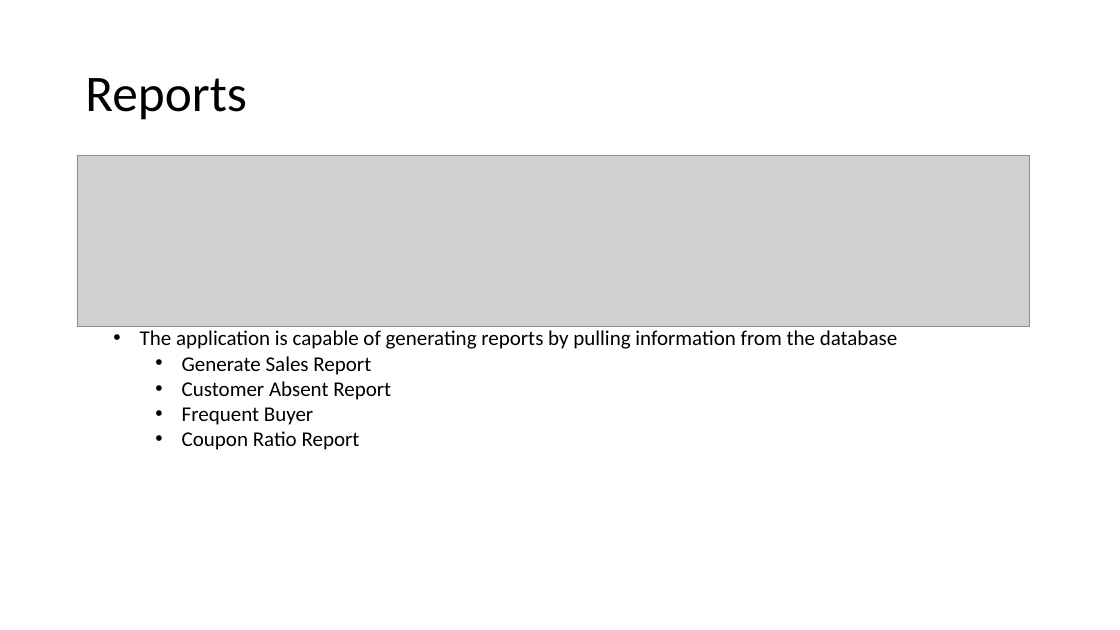
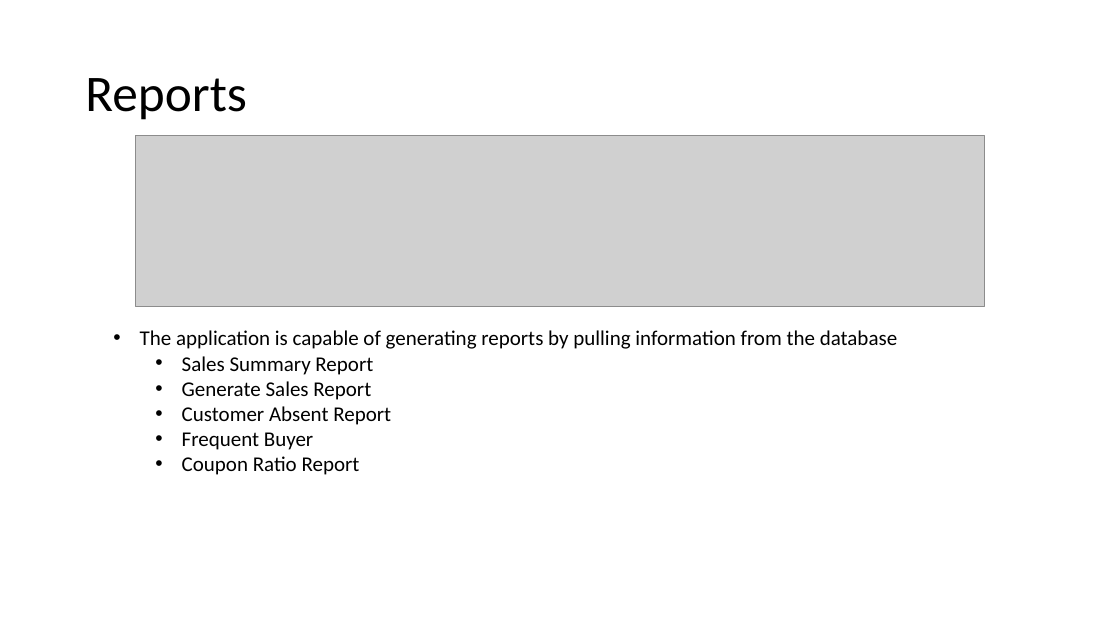
Before and after one commit to nwautomator/CSc6370, a slide deck: slide 11 of documents/MamaG_Presentation.pptx (slide 12 before the commit). Drawn at 1120x630 pixels with LibreOffice and Linux fonts; fonts in the diff are those of the drawing; grey boxes stand for pictures. Boxes give left, top, right and bottom in pixels: in the first picture for what was removed or moved away, otherwise in the second. Text is boxed around its words. In the diff, an @@ line names an element or a change of style, - is before the commit and + after.

```diff
--- a/documents/MamaG_Presentation.pptx
+++ b/documents/MamaG_Presentation.pptx
@@ picture: place and size @@
-picture at <box>77,155,1029,327</box>
+picture at <box>135,135,985,307</box>
@@ text at <box>182,356,373,375</box>: paragraph added @@
+  • Sales Summary Report
```
Also in this commit, not shown: 7 other slides changed.
